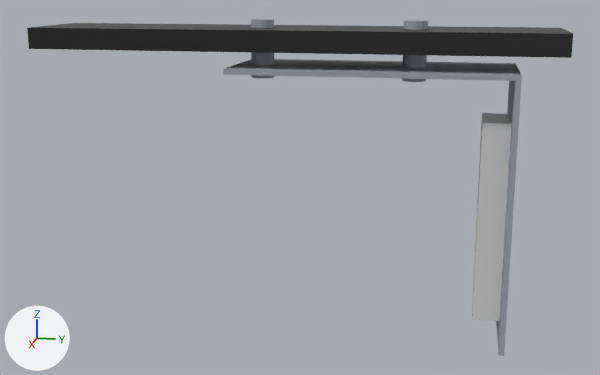
Two versions of the COLLADA model pandora_sensors_description/camera_effector/meshes/platform.dae, one commit apart.
Rendered twice from a 50 mm lens placed at (0.0793, -0.0028, 0.0217), pointed at (0.0002, -0.0186, 0.002). Every picture has the same lights, and +X, +Y and +Z are marked at lower left.

Names of what the first picture shows: 'Servo_001'.
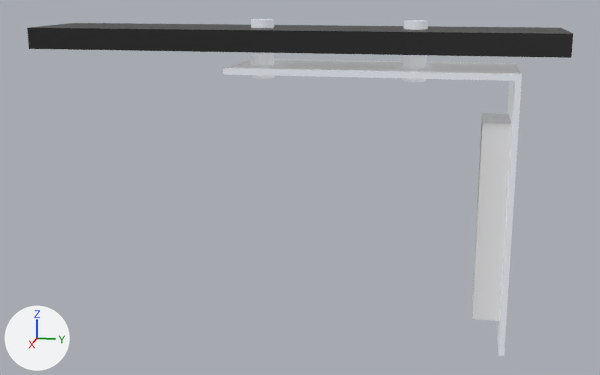
What differs and where, as boxes [x1, y1, x2, y2] in the pictures (600 x 375 px):
'Servo_001', recoloured, surface changed: [223, 19, 522, 356] in both

The change in detail:
Material 'Plain' (mat_plain) changes colour from light grey #d1d1d1 to white #e7e7e7; in linear values from (0.64, 0.64, 0.64) to (0.8, 0.8, 0.8).
Material 'Aluminium' (mat_aluminium) changes colour from grey #9ca1ab to grey #adb2bd; in linear values from (0.334, 0.356, 0.407) to (0.418, 0.445, 0.509).
In material 'Aluminium' (mat_aluminium), emission_strength is now set to 1.0.
In material 'Aluminium' (mat_aluminium), emission_color is now set to (0.3, 0.3, 0.3), grey #959595.
